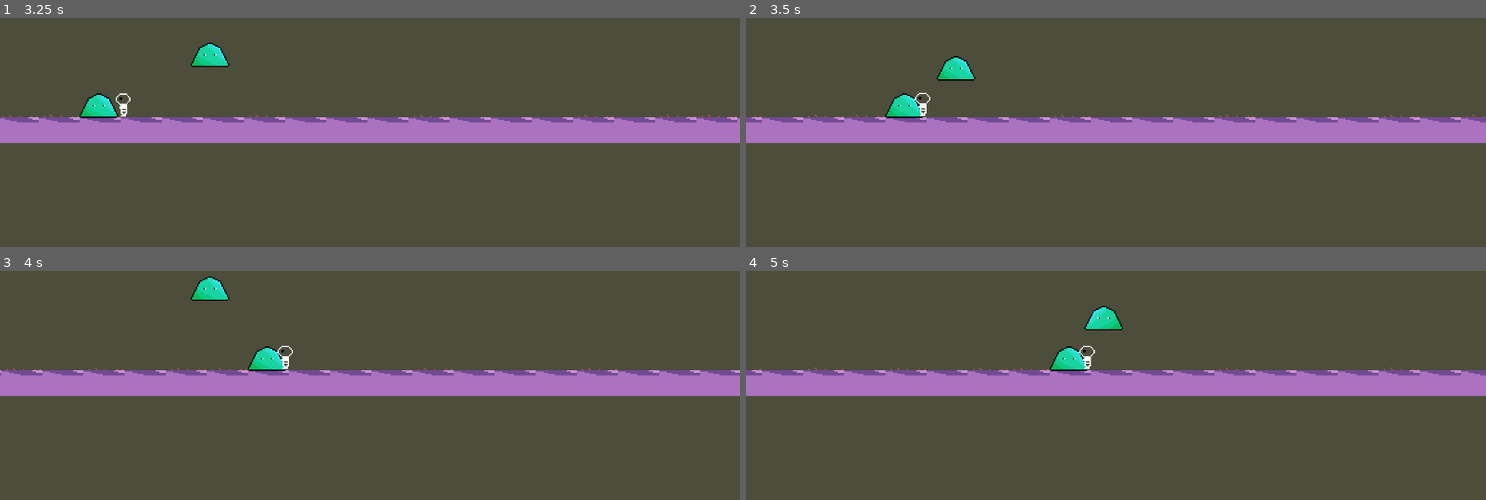
Above: before the commit, frames 1-4 (two rows, left to right).
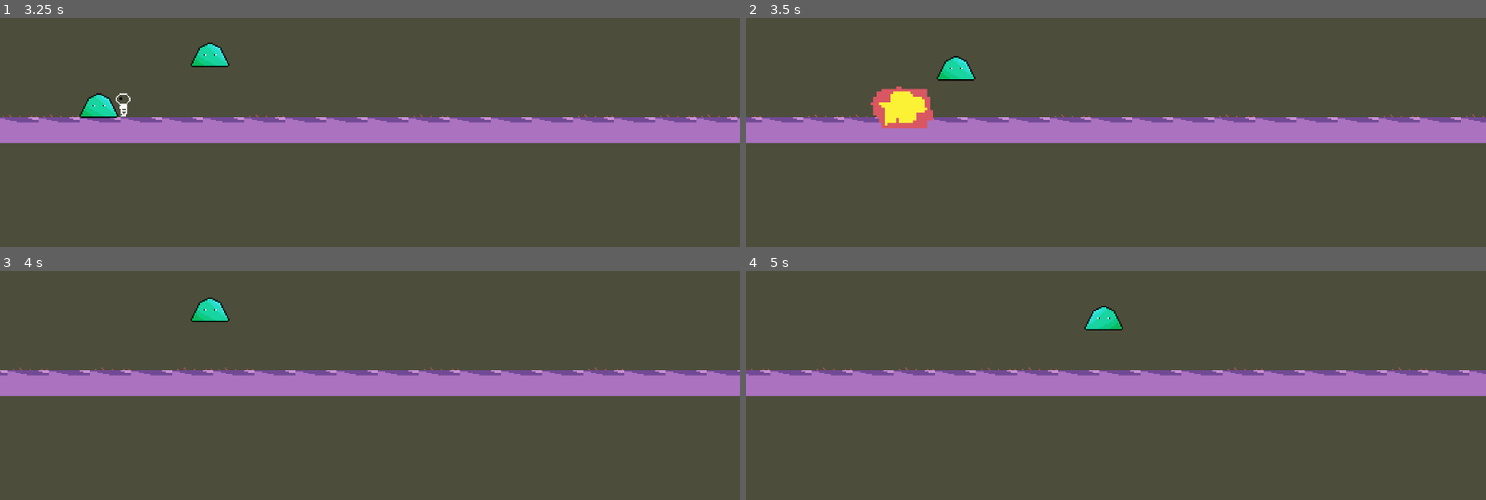
Above: after the commit, the same moments.

Repository: Enriquenf07/plataform-03-04
Game: Godot game, scene res://general/main.tscn
Two runs of this game, one before a commit and one after it. Both use one fixed random seed, a clock stepped at 60 frames per second and the inputs below.
Inputs (mouse positions are in pixels of both pictures, inside the frame that each line leads up to):
- Up to frame 1 (3.25 s): tap Enter at 0.5 s; move the mouse to (333, 121) at 0.52 s; hold D (move_right) 0.53-2.03 s; tap F (dash) at 0.6, 2.85 s; tap Space (jump) at 0.77, 1.52, 3.02 s; move the mouse to (592, 100) at 1.27 s; tap E (dash_clone) at 1.35 s; move the mouse to (outside the picture) at 2.02 s; hold A (move_left) from 2.03 s (still down); click (outside the picture) at 2.1 s; move the mouse to (407, 38) at 2.77 s
- Up to frame 2 (3.5 s): keep holding A (move_left)
- Up to frame 3 (4 s): keep holding A (move_left); move the mouse to (outside the picture) at 3.52 s; tap E (dash_clone) at 3.6 s; tap Space (jump) at 3.77 s
- Up to frame 4 (5 s): move the mouse to (1278, 271) at 4.27 s; release A (move_left) at 4.28 s; hold D (move_right) from 4.28 s (still down); click (1278, 271) at 4.35 s; tap Space (jump) at 4.52 s

Frame 1 is identical in both runs. In frame 2, 1.3% of the frame differs, in the area x 16-26%, y 29-49%; in frame 3, 2.2%, in the area x 0-100%, y 2-46%; in frame 4, 1.7%.

Commit message:
fixed explosao

Diff:
--- a/Clone.gd
+++ b/Clone.gd
@@ -4,10 +4,15 @@
 var animations: AnimatedSprite2D = $AnimatedSprite2D
 
 @onready
-var state_machine: Node = $State_machine
+var state_machine: State_machine = $State_machine
 
 @onready
 var explosionScene = preload('res://utils/explosion.tscn')
+@export
+var explode_state: State
+
+func explode():
+	state_machine.change_state(explode_state)
 
 func change_sprite_direction(movement):
 	animations.flip_h = movement > 0
--- a/Idle.gd
+++ b/Idle.gd
@@ -4,12 +4,6 @@
 var explode_state: State
 
 func process_physics(delta):
-	for index in range(parent.get_slide_collision_count()):
-		print(index) if index != 0 else null
-		var collision = parent.get_slide_collision(index)
-		var body = collision.get_collider()
-		if body is CharacterBody2D:
-			return explode_state
 	parent.velocity.y += gravity * delta
 	parent.move_and_slide()
 	return null
--- a/player/skills/Explode.gd
+++ b/player/skills/Explode.gd
@@ -6,4 +6,4 @@
 	explosion.damage = 500
 	explosion.position = parent.global_position
 	parent.add_sibling(explosion)
-	parent.free()
+	parent.queue_free()
--- a/player/skills/clone.tscn
+++ b/player/skills/clone.tscn
@@ -21,10 +21,11 @@
 "speed": 5.0
 }]
 
-[node name="Clone" type="CharacterBody2D"]
+[node name="Clone" type="CharacterBody2D" node_paths=PackedStringArray("explode_state")]
 collision_layer = 2
 collision_mask = 5
 script = ExtResource("1_jvi7f")
+explode_state = NodePath("State_machine/Explode")
 
 [node name="CollisionShape2D" type="CollisionShape2D" parent="."]
 shape = SubResource("CapsuleShape2D_xaapi")
--- a/project.godot
+++ b/project.godot
@@ -53,6 +53,7 @@
 dash_clone={
 "deadzone": 0.5,
 "events": [Object(InputEventKey,"resource_local_to_scene":false,"resource_name":"","device":-1,"window_id":0,"alt_pressed":false,"shift_pressed":false,"ctrl_pressed":false,"meta_pressed":false,"pressed":false,"keycode":0,"physical_keycode":69,"key_label":0,"unicode":101,"echo":false,"script":null)
+, Object(InputEventJoypadButton,"resource_local_to_scene":false,"resource_name":"","device":-1,"button_index":3,"pressure":0.0,"pressed":true,"script":null)
 ]
 }
 
--- a/skeleton/Move.gd
+++ b/skeleton/Move.gd
@@ -18,6 +18,12 @@
 		acceleration *= -1
 	if parent.is_on_floor() and +parent.velocity.x <= +move_speed:
 		parent.velocity.x += acceleration if acceleration * actual_velocity > 0 else acceleration * 10
+	for index in range(parent.get_slide_collision_count()):
+		var collision = parent.get_slide_collision(index)
+		var body = collision.get_collider()
+		if body is CharacterBody2D:
+			if body.has_method('explode'):
+				body.explode()
 	time += delta
 	parent.move_and_slide()
 	return null
--- a/state/StateMachine.gd
+++ b/state/StateMachine.gd
@@ -20,7 +20,6 @@
 func change_state(new_state: State) -> void:
 	if current_state:
 		current_state.exit()
-
 	current_state = new_state
 	current_state.enter()
 
--- a/utils/explosion.gd
+++ b/utils/explosion.gd
@@ -9,12 +9,10 @@
 	animations.play('default')
 
 
-
 func _process(delta):
 	for body in get_overlapping_bodies():
 		var children = body.get_children()
 		for child in children:
-			print(child)
 			if child is IHealth:
 				child.handle_damage(damage)
 	if !animations.is_playing():
